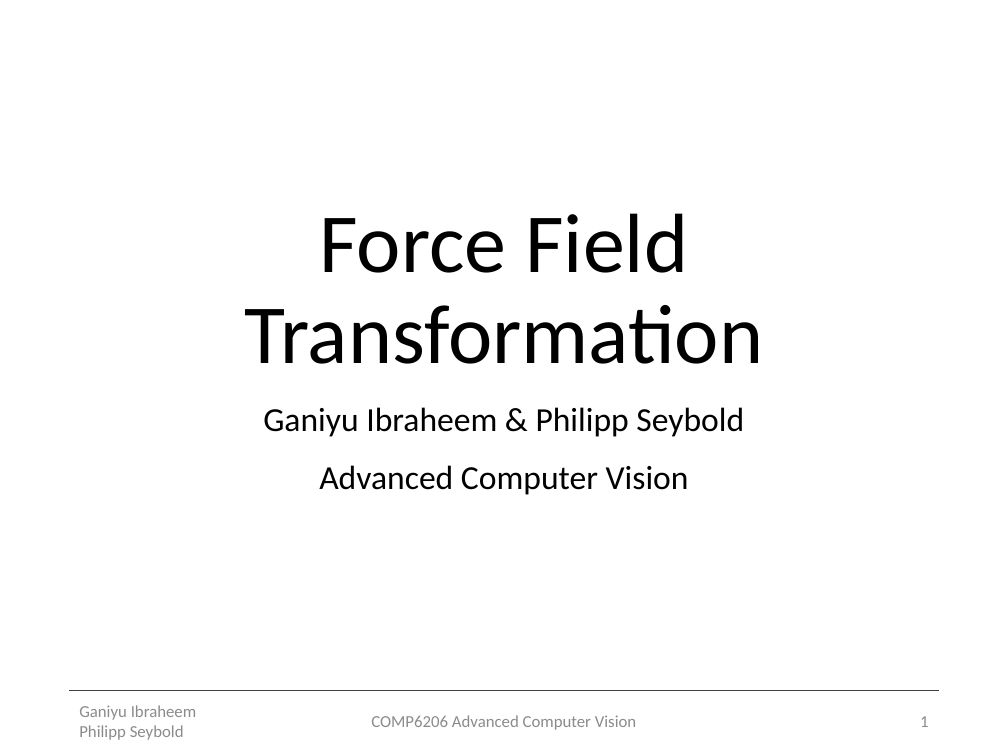
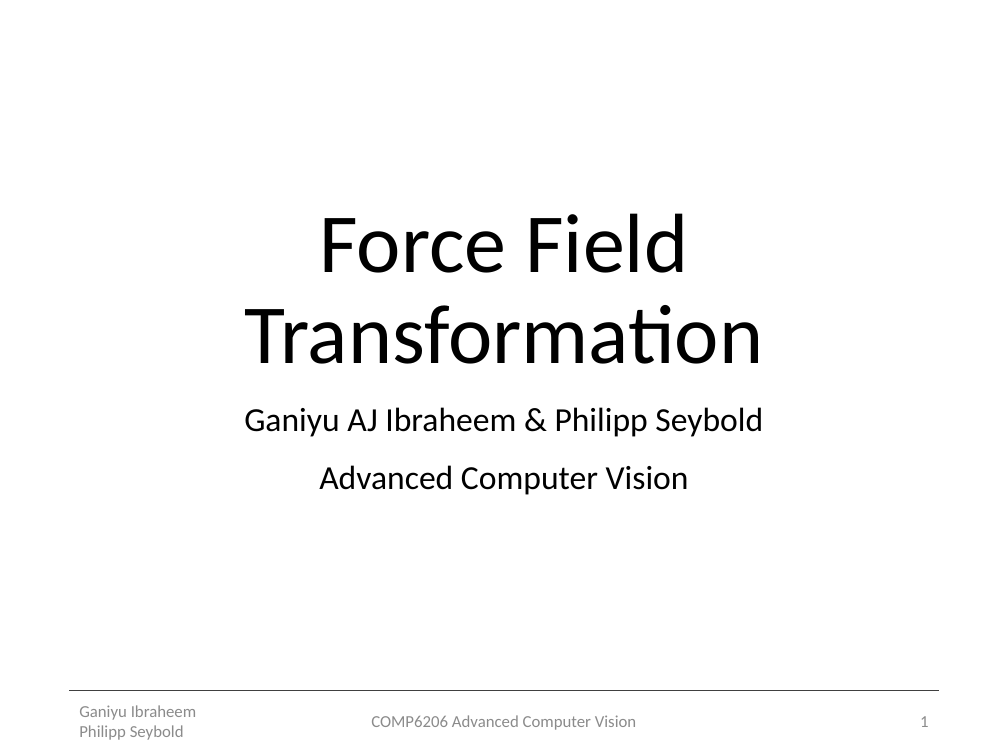
Before and after one commit to Lxrd-AJ/ForceFieldTransforms, a slide deck: slide 1 of Force Field Transformation.pptx. Drawn at 1008x756 pixels with LibreOffice and Linux fonts; fonts in the diff are those of the drawing. Boxes give left, top, right and bottom in pixels: in the first picture for what was removed or moved away, otherwise in the second. Text is boxed around its words. In the diff, an @@ line names an element or a change of style, - is before the commit and + after.

```diff
--- a/Force Field Transformation.pptx
+++ b/Force Field Transformation.pptx
@@ subtitle at (244, 407, 763, 437): text changed @@
-Ganiyu Ibraheem & Philipp Seybold
+Ganiyu AJ Ibraheem & Philipp Seybold
```
Also in this commit, not shown: 1 slide added, 2 other files.
